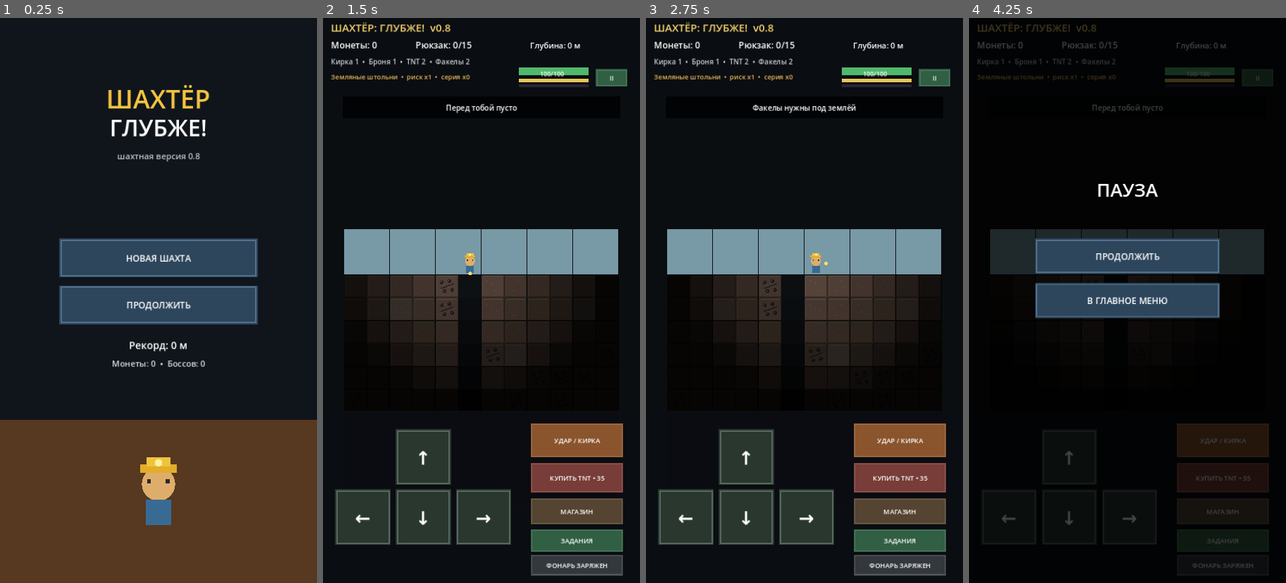
Above: before the commit, frames 1-4 (left to right).
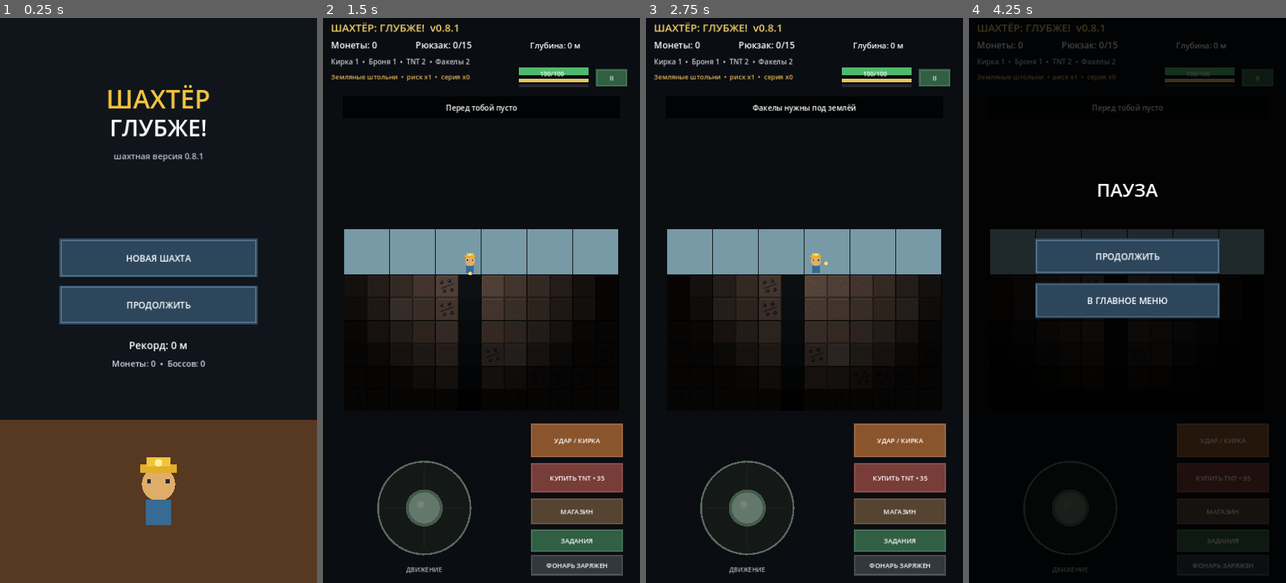
Above: after the commit, the same moments.

Repository: geodenix/miner-deeper
Game: Godot game, scene res://Main.tscn
Two runs of this game, one before a commit and one after it. Both use one fixed random seed, a clock stepped at 60 frames per second and the inputs below.
Inputs (mouse positions are in pixels of both pictures, inside the frame that each line leads up to):
- Up to frame 1 (0.25 s): no input
- Up to frame 2 (1.5 s): tap Enter at 0.5 s; move the mouse to (551, 272) at 0.52 s; hold D 0.53-1.25 s; tap T at 0.6 s; click (551, 272) at 0.67 s; tap Space at 0.77, 1.25 s; drag from (418, 328) to (465, 413) at 1.27 s
- Up to frame 3 (2.75 s): tap Enter at 2 s; move the mouse to (836, 176) at 2.02 s; hold D from 2.03 s (still down); tap R at 2.1 s; click (836, 176) at 2.17 s
- Up to frame 4 (4.25 s): release D at 2.75 s; tap Space at 2.75, 3.77 s; drag from (1111, 413) to (1032, 215) at 2.77 s; tap Enter at 3.5 s; move the mouse to (1222, 385) at 3.52 s; hold A from 3.53 s (still down); tap F at 3.6 s; click (1222, 385) at 3.67 s; tap Escape at 4.15 s

The runs differ from the first frame. In frame 1, 0.2% of the frame differs, in the area x 36-64%, y 23-26%; in frame 2, 7.1%, in the area x 3-60%, y 1-99%; in frame 3, 7.1%; in frame 4, 0.1%.

Commit message:
Replace arrow controls with virtual joystick

Diff:
--- a/game/main.gd
+++ b/game/main.gd
@@ -13,6 +13,10 @@
 const FLASHLIGHT_RADIUS: int = 5
 const TORCH_RADIUS: int = 3
 const FLASHLIGHT_DRAIN: float = 1.0
+const JOYSTICK_RADIUS: float = 108.0
+const JOYSTICK_DEADZONE: float = 28.0
+const JOYSTICK_INITIAL_REPEAT: float = 0.30
+const JOYSTICK_REPEAT: float = 0.18
 
 enum GameState { MENU, PLAY, SHOP, QUESTS, PAUSE, GAME_OVER }
 
@@ -72,6 +76,13 @@
 var message: String = ""
 var message_time: float = 0.0
 
+# Virtual joystick
+var joystick_active: bool = false
+var joystick_touch_index: int = -1
+var joystick_offset: Vector2 = Vector2.ZERO
+var joystick_dir: Vector2i = Vector2i.ZERO
+var joystick_repeat_timer: float = 0.0
+
 func _ready() -> void:
 	rng.randomize()
 	load_meta()
@@ -91,6 +102,11 @@
 func _process(delta: float) -> void:
 	if message_time > 0.0:
 		message_time -= delta
+	if state == GameState.PLAY and joystick_active and joystick_dir != Vector2i.ZERO:
+		joystick_repeat_timer -= delta
+		if joystick_repeat_timer <= 0.0:
+			try_move(joystick_dir)
+			joystick_repeat_timer = JOYSTICK_REPEAT
 	queue_redraw()
 
 func screen_h() -> float:
@@ -101,6 +117,38 @@
 
 func mine_center_y() -> float:
 	return (TOP_H + control_top()) * 0.5
+
+func joystick_center() -> Vector2:
+	return Vector2(230.0, control_top() + 220.0)
+
+func joystick_hit(pos: Vector2) -> bool:
+	return pos.distance_to(joystick_center()) <= JOYSTICK_RADIUS + 34.0
+
+func joystick_direction(offset: Vector2) -> Vector2i:
+	if offset.length() < JOYSTICK_DEADZONE:
+		return Vector2i.ZERO
+	if abs(offset.x) > abs(offset.y):
+		return Vector2i.RIGHT if offset.x > 0.0 else Vector2i.LEFT
+	return Vector2i.DOWN if offset.y > 0.0 else Vector2i.UP
+
+func update_joystick(pos: Vector2, immediate_on_change: bool) -> void:
+	var raw: Vector2 = pos - joystick_center()
+	if raw.length() > JOYSTICK_RADIUS:
+		raw = raw.normalized() * JOYSTICK_RADIUS
+	joystick_offset = raw
+	var new_dir: Vector2i = joystick_direction(raw)
+	if new_dir != joystick_dir:
+		joystick_dir = new_dir
+		joystick_repeat_timer = JOYSTICK_INITIAL_REPEAT
+		if immediate_on_change and joystick_dir != Vector2i.ZERO:
+			try_move(joystick_dir)
+
+func release_joystick() -> void:
+	joystick_active = false
+	joystick_touch_index = -1
+	joystick_offset = Vector2.ZERO
+	joystick_dir = Vector2i.ZERO
+	joystick_repeat_timer = 0.0
 
 func left_rect() -> Rect2:
 	return Rect2(28, control_top() + 178, 126, 126)
@@ -414,10 +462,31 @@
 	finish_turn()
 
 func _unhandled_input(event: InputEvent) -> void:
-	if event is InputEventScreenTouch and event.pressed:
-		handle_touch(event.position)
-	elif event is InputEventMouseButton and event.pressed and event.button_index == MOUSE_BUTTON_LEFT:
-		handle_touch(event.position)
+	if event is InputEventScreenTouch:
+		if event.pressed:
+			if state == GameState.PLAY and joystick_hit(event.position) and not joystick_active:
+				joystick_active = true
+				joystick_touch_index = event.index
+				update_joystick(event.position,true)
+			else:
+				handle_touch(event.position)
+		elif event.index == joystick_touch_index:
+			release_joystick()
+	elif event is InputEventScreenDrag:
+		if joystick_active and event.index == joystick_touch_index:
+			update_joystick(event.position,true)
+	elif event is InputEventMouseButton and event.button_index == MOUSE_BUTTON_LEFT:
+		if event.pressed:
+			if state == GameState.PLAY and joystick_hit(event.position):
+				joystick_active = true
+				joystick_touch_index = -2
+				update_joystick(event.position,true)
+			else:
+				handle_touch(event.position)
+		elif joystick_touch_index == -2:
+			release_joystick()
+	elif event is InputEventMouseMotion and joystick_touch_index == -2:
+		update_joystick(event.position,true)
 	elif event is InputEventKey and event.pressed and not event.echo:
 		if event.keycode == KEY_ESCAPE:
 			handle_back()
@@ -443,6 +512,7 @@
 				place_torch()
 
 func handle_back() -> void:
+	release_joystick()
 	if state == GameState.PLAY:
 		state = GameState.PAUSE
 	elif state in [GameState.SHOP, GameState.QUESTS, GameState.PAUSE]:
@@ -505,16 +575,9 @@
 		return
 
 	if pause_rect().has_point(pos):
+		release_joystick()
 		save_all()
 		state = GameState.PAUSE
-	elif left_rect().has_point(pos):
-		try_move(Vector2i.LEFT)
-	elif right_rect().has_point(pos):
-		try_move(Vector2i.RIGHT)
-	elif up_rect().has_point(pos):
-		try_move(Vector2i.UP)
-	elif down_rect().has_point(pos):
-		try_move(Vector2i.DOWN)
 	elif attack_rect().has_point(pos):
 		attack()
 	elif tnt_rect().has_point(pos):
@@ -1392,7 +1455,7 @@
 	draw_rect(Rect2(0,h-370,BASE_W,370),Color("#573820"))
 	draw_string(ThemeDB.fallback_font,Vector2(0,205),"ШАХТЁР",HORIZONTAL_ALIGNMENT_CENTER,BASE_W,58,Color("#f3c43e"))
 	draw_string(ThemeDB.fallback_font,Vector2(0,268),"ГЛУБЖЕ!",HORIZONTAL_ALIGNMENT_CENTER,BASE_W,52,Color.WHITE)
-	draw_string(ThemeDB.fallback_font,Vector2(0,320),"шахтная версия 0.8",HORIZONTAL_ALIGNMENT_CENTER,BASE_W,19,Color("#b9c3cc"))
+	draw_string(ThemeDB.fallback_font,Vector2(0,320),"шахтная версия 0.8.1",HORIZONTAL_ALIGNMENT_CENTER,BASE_W,19,Color("#b9c3cc"))
 	draw_menu_button(menu_new_rect(),"НОВАЯ ШАХТА")
 	draw_menu_button(menu_continue_rect(),"ПРОДОЛЖИТЬ")
 	draw_string(ThemeDB.fallback_font,Vector2(0,750),"Рекорд: "+str(maxi(0,max_depth-SURFACE_ROW))+" м",HORIZONTAL_ALIGNMENT_CENTER,BASE_W,23,Color.WHITE)
@@ -1523,7 +1586,7 @@
 
 func draw_hud() -> void:
 	draw_rect(Rect2(0,0,BASE_W,TOP_H),Color(0.04,0.05,0.07,0.97))
-	draw_string(ThemeDB.fallback_font,Vector2(18,31),"ШАХТЁР: ГЛУБЖЕ!  v0.8",HORIZONTAL_ALIGNMENT_LEFT,-1,24,Color("#f5d36b"))
+	draw_string(ThemeDB.fallback_font,Vector2(18,31),"ШАХТЁР: ГЛУБЖЕ!  v0.8.1",HORIZONTAL_ALIGNMENT_LEFT,-1,24,Color("#f5d36b"))
 	draw_string(ThemeDB.fallback_font,Vector2(18,69),"Монеты: "+str(coins),HORIZONTAL_ALIGNMENT_LEFT,-1,20,Color.WHITE)
 	draw_string(ThemeDB.fallback_font,Vector2(210,69),"Рюкзак: "+str(bag_used())+"/"+str(bag_capacity()),HORIZONTAL_ALIGNMENT_LEFT,-1,20,Color.WHITE)
 	draw_string(ThemeDB.fallback_font,Vector2(470,69),"Глубина: "+str(maxi(0,player.y-SURFACE_ROW))+" м",HORIZONTAL_ALIGNMENT_LEFT,-1,18,Color.WHITE)
@@ -1549,15 +1612,25 @@
 func draw_controls() -> void:
 	var top: float = control_top()
 	draw_rect(Rect2(0,top,BASE_W,BOTTOM_H),Color(0.04,0.05,0.07,0.97))
-	draw_move_button(left_rect(),"←")
-	draw_move_button(right_rect(),"→")
-	draw_move_button(up_rect(),"↑")
-	draw_move_button(down_rect(),"↓")
+	draw_joystick()
 	draw_action_button(attack_rect(),"УДАР / КИРКА",true,Color("#8a542d"))
 	draw_action_button(tnt_rect(),("КУПИТЬ TNT • 35" if player.y <= SURFACE_ROW else "TNT • "+str(tnt)),true,Color("#783d38"))
 	draw_action_button(shop_rect(),("МАГАЗИН" if player.y <= SURFACE_ROW else "ПОСТАВИТЬ ФАКЕЛ • "+str(torch_count)),true,Color("#554431"))
 	draw_action_button(quests_rect(),("ЗАДАНИЯ" if player.y <= SURFACE_ROW else "АПТЕЧКА • "+str(potions)),true,Color("#315f43"))
 	draw_action_button(light_rect(),("ФОНАРЬ ЗАРЯЖЕН" if player.y <= SURFACE_ROW else ("ФОНАРЬ: ВЫКЛ" if flashlight_on else "ФОНАРЬ: ВКЛ")),player.y > SURFACE_ROW,Color("#5b5635"))
+
+func draw_joystick() -> void:
+	var c: Vector2 = joystick_center()
+	draw_circle(c,JOYSTICK_RADIUS,Color(0.08,0.10,0.09,0.96))
+	draw_arc(c,JOYSTICK_RADIUS-3.0,0.0,TAU,48,Color("#59685f"),4.0)
+	draw_arc(c,JOYSTICK_DEADZONE,0.0,TAU,32,Color(0.45,0.50,0.47,0.32),2.0)
+	draw_line(c+Vector2(-JOYSTICK_RADIUS+18,0),c+Vector2(JOYSTICK_RADIUS-18,0),Color(0.35,0.40,0.37,0.18),2.0)
+	draw_line(c+Vector2(0,-JOYSTICK_RADIUS+18),c+Vector2(0,JOYSTICK_RADIUS-18),Color(0.35,0.40,0.37,0.18),2.0)
+	var knob: Vector2 = c + joystick_offset
+	draw_circle(knob,42.0,Color("#46594e"))
+	draw_circle(knob,35.0,Color("#64776b"))
+	draw_circle(knob-Vector2(8,8),8.0,Color(1,1,1,0.10))
+	draw_string(ThemeDB.fallback_font,Vector2(c.x-80,c.y+145),"ДВИЖЕНИЕ",HORIZONTAL_ALIGNMENT_CENTER,160,14,Color("#aeb8b1"))
 
 func draw_hazard(r: Rect2, kind: String) -> void:
 	if kind == "lava":
